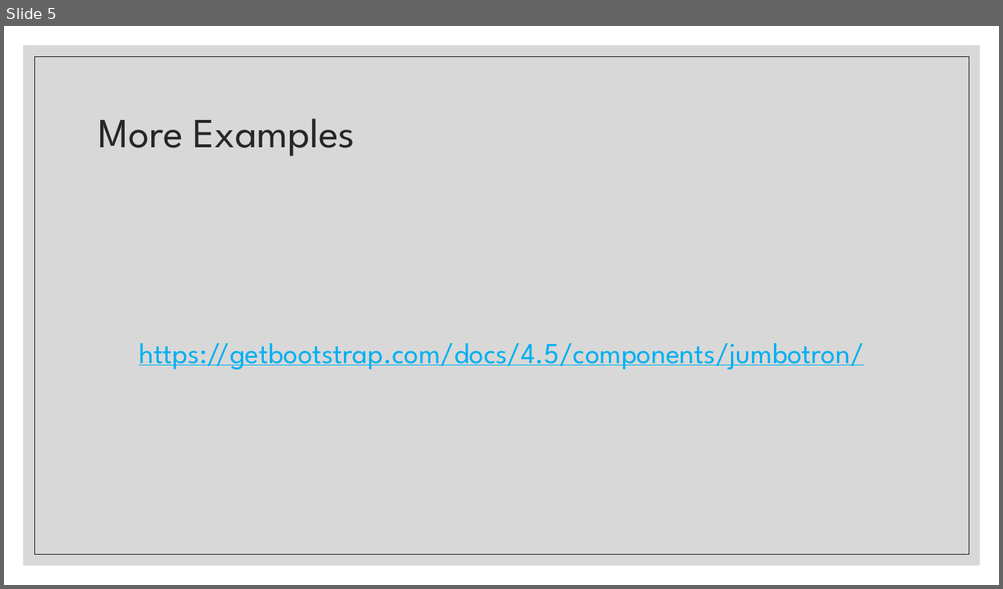
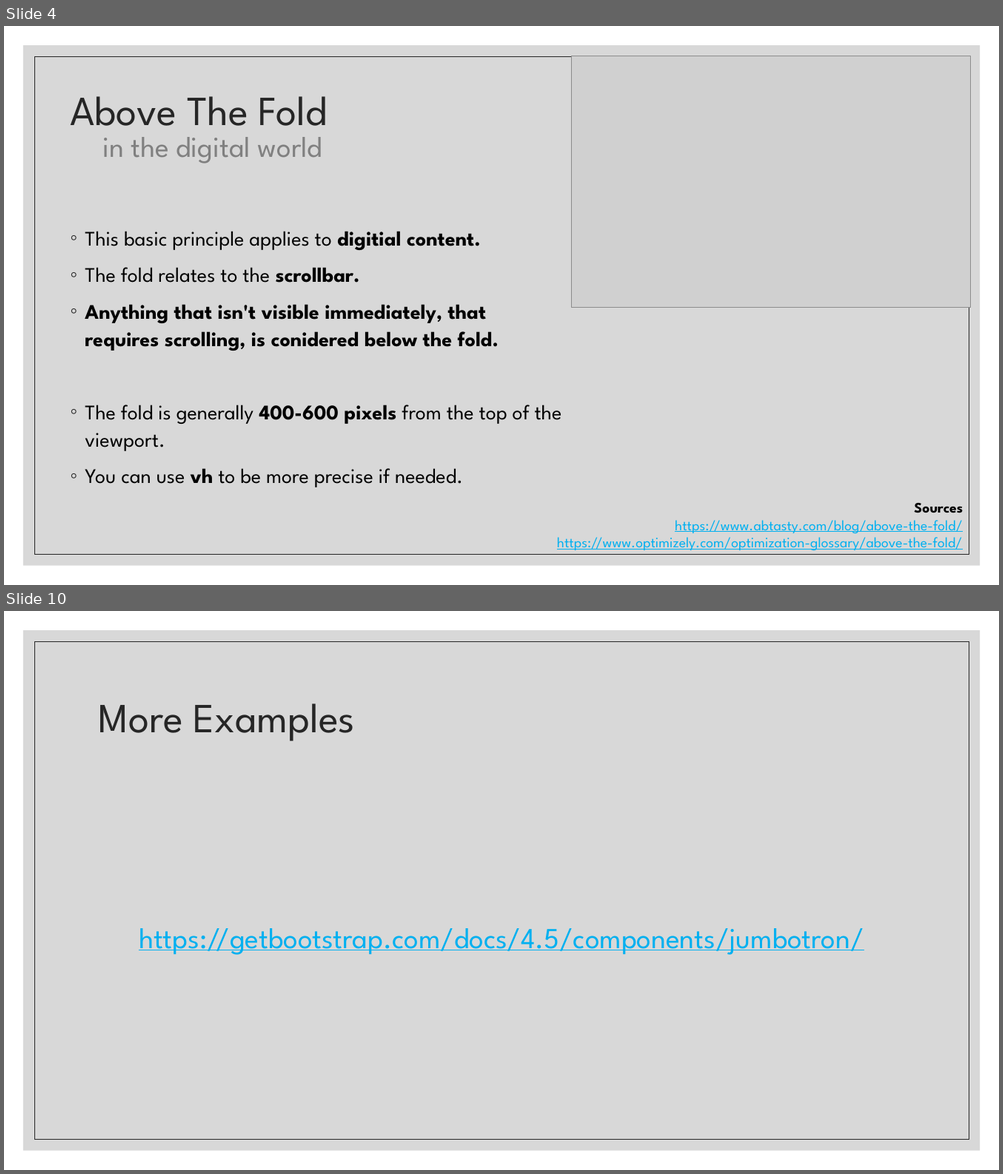
Before and after one commit to paulsmithkc/awd1000_base_lab_and_homework, a slide deck: bootstrap/slides/05 Bootstrap Jumbotron.pptx. Shown one above the other, each under a label of ours: slide 5 before the commit, slides 4 and 10 after it; the slides between them are not shown. The pictures are 1003x589 and 1003x1174 pixels, drawn with LibreOffice and Linux fonts; fonts in the diff are those of the drawing; grey boxes stand for pictures. Boxes give left, top, right and bottom in pixels: in the first picture for what was removed or moved away, otherwise in the second. Text is boxed around its words. In the diff, an @@ line names an element or a change of style, - is before the commit and + after.

```diff
--- a/bootstrap/slides/05 Bootstrap Jumbotron.pptx
+++ b/bootstrap/slides/05 Bootstrap Jumbotron.pptx
@@ slide 4 added at [4,26,999,585], background #FFFFFF; not listed: 2 template elements that a slide beside it also shows @@
@@ picture added at [571,56,970,307] @@
@@ title added at [70,96,327,138], 40 pt, text #262626 @@
+Above The Fold
@@ text added at [102,137,322,164], 28 pt, text #808080 @@
+in the digital world
@@ text added at [85,231,562,488], 20 pt, text #000000, bold @@
+◦ This basic principle applies to digitial content.
+◦ The fold relates to the scrollbar.
+◦ Anything that isn't visible immediately, that requires scrolling, is conidered below the fold.
+◦ The fold is generally 400-600 pixels from the top of the viewport.
+◦ You can use vh to be more precise if needed.
@@ text added at [557,503,962,551], 14 pt, text #00B0F0, underline @@
+Sources
+https://www.abtasty.com/blog/above-the-fold/
+https://www.optimizely.com/optimization-glossary/above-the-fold/
@@ what was slide 5 is now slide 10 @@
```
Also in this commit, not shown: 3 slides changed, 4 other slides added, 1 other file.
